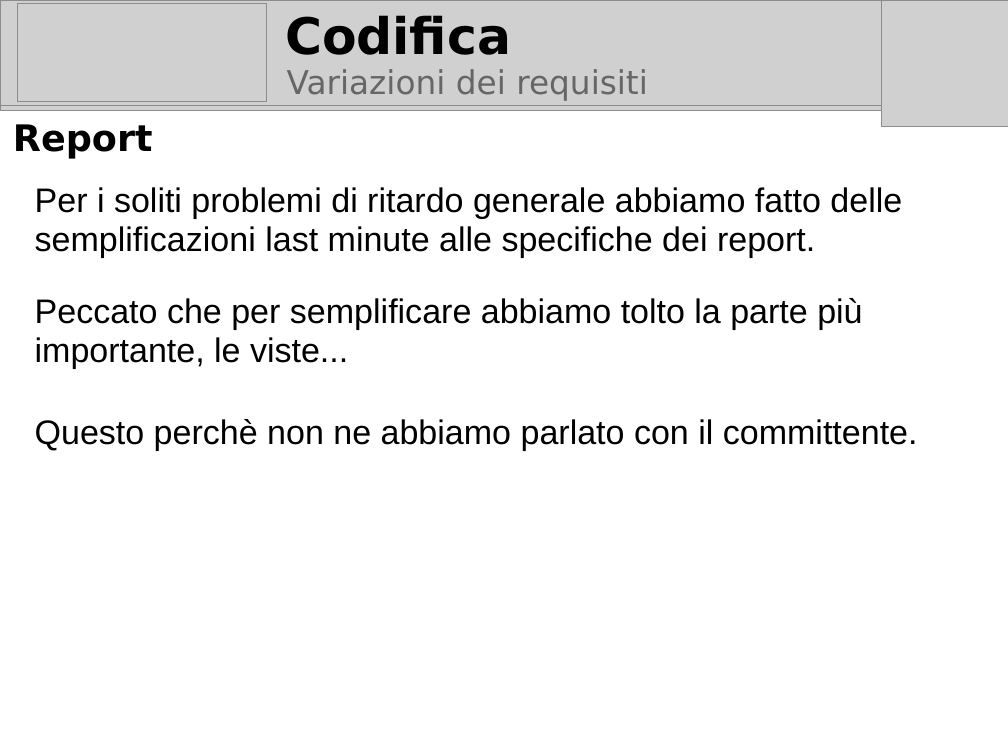
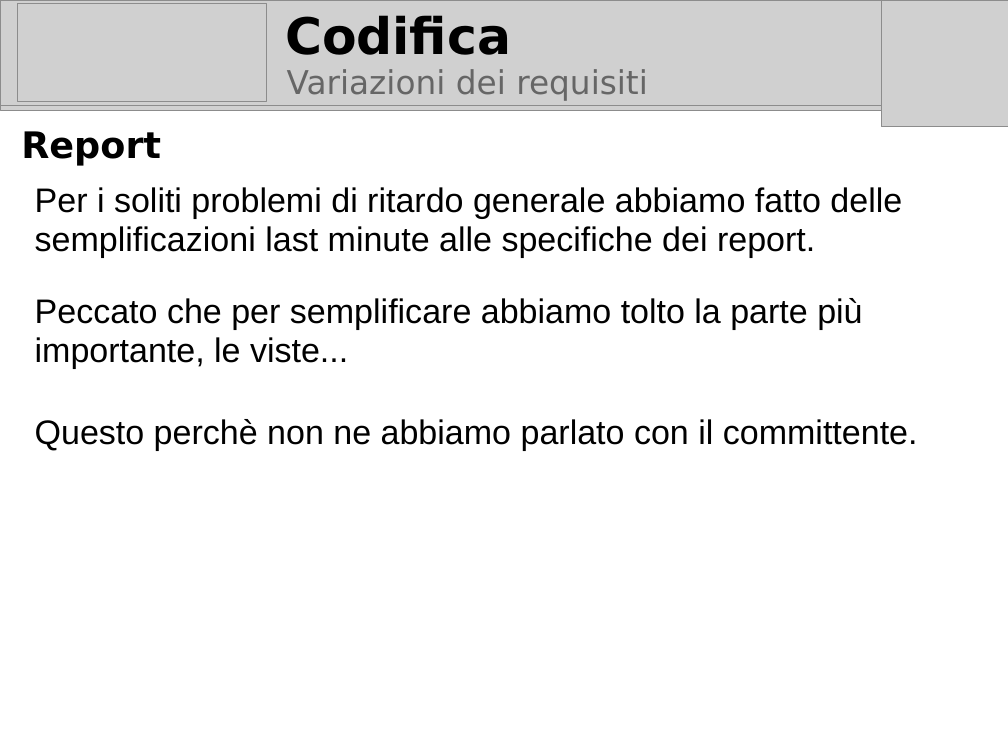
Before and after one commit to marcotinacci/PMango-Diagrams, a slide deck: slide 15 of documentazione_progetto/exams/rogai/PresentazioneCodifica.odp. Drawn at 1008x756 pixels with LibreOffice and Linux fonts; fonts in the diff are those of the drawing; grey boxes stand for pictures; background and template pictures are left out. Boxes give left, top, right and bottom in pixels: in the first picture for what was removed or moved away, otherwise in the second. Text is boxed around its words. In the diff, an @@ line names an element or a change of style, - is before the commit and + after.

```diff
--- a/documentazione_progetto/exams/rogai/PresentazioneCodifica.odp
+++ b/documentazione_progetto/exams/rogai/PresentazioneCodifica.odp
@@ subtitle "Report": place and size @@
-subtitle "Report" at (13, 124, 153, 158)
+subtitle "Report" at (21, 131, 161, 165)
```
Also in this commit, not shown: 1 other slide changed, 3 slides added.
